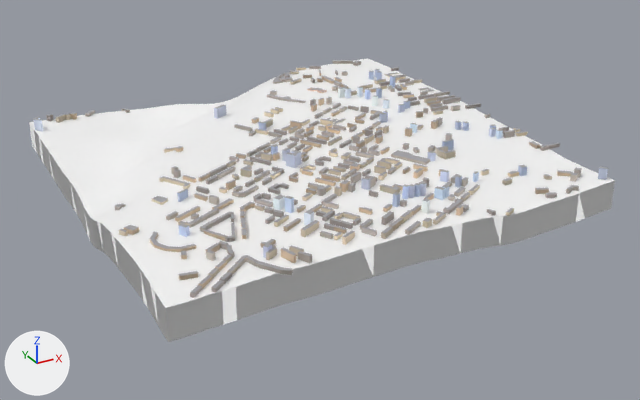
The glTF model public/tiles/3/-1_-2.glb as it was, and as the next commit left it.
Both versions are drawn from a 50 mm lens placed at (-2836.0, -456.0, 1587.0), pointed at (-961.0, 2954.0, -118.0). The axes (+X, +Y, +Z) are drawn at lower left. The lights are the same throughout. The first picture is the older version. Where no turn or scale is listed for an object, it has been applied to the vertices. Vertices at exactly the same position are counted once.

Script lines for the objects in view, before the commit:
```python
me_t3__1__2 = bpy.data.meshes.new('t3_-1_-2')
me_t3__1__2.from_pydata(...)  # 5599 vertices, 8410 faces; spans x -1054.0..1054.0, y -1050.0..1050.0, z -177.0..177.0
# faces by material slot: [3520, 4890]
me_t3__1__2.materials.append(mat_far_terrain)  # white #ffffff
me_t3__1__2.materials.append(mat_far_building)
ob_t3__1__2 = bpy.data.objects.new('t3_-1_-2', me_t3__1__2)
ob_t3__1__2.location = (-994.0, 3065.0, 67.0)
```
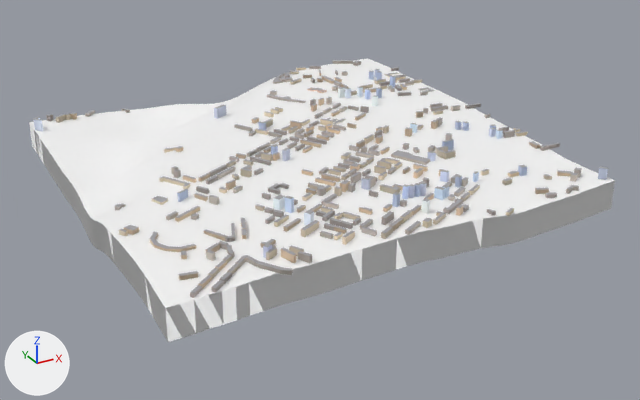
Changed parts and their boxes (x1, y1, x2, y2) in the pictures (640 x 400 px; the box of a moved part takes in the faces that stretch with it):
part 1 of me_t3__1__2, deleted
    before: (178, 91, 461, 237)
part 2 of me_t3__1__2, moved or reshaped
    both: (36, 135, 54, 179)
part 3 of me_t3__1__2, moved or reshaped
    both: (71, 187, 584, 342)

What changed in the scene script:
```text
Change me_t3__1__2:
    used by ob_t3__1__2; location = (-994.0, 3065.0, 67.0)
    remove me_t3__1__2.from_pydata(...)  # 5599 vertices, 8410 faces; spans x -1054.0..1054.0, y -1050.0..1050.0, z -177.0..177.0
    add me_t3__1__2.from_pydata(...)  # 5103 vertices, 7755 faces; spans x -1054.0..1054.0, y -1050.0..1050.0, z -177.0..177.0
    me_t3__1__2 part 1: 46 loose pieces with 496 vertices, spanning x -842.0..1008.0, y -626.0..289.0, z 36.0..141.0, are deleted
    me_t3__1__2 part 2
    9 faces are deleted
    9 new faces join them, mat_far_terrain (white #ffffff)
    me_t3__1__2 part 3
    32 faces are deleted
    32 new faces join them, mat_far_terrain (white #ffffff)
    other edits to the shape of me_t3__1__2 do not show in these pictures
```
